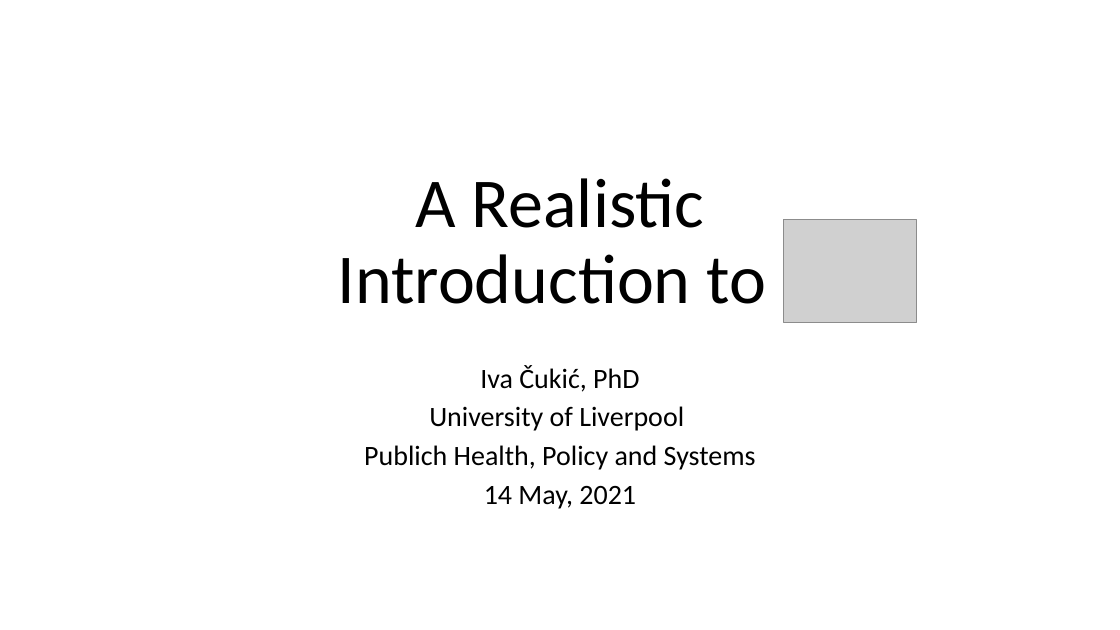
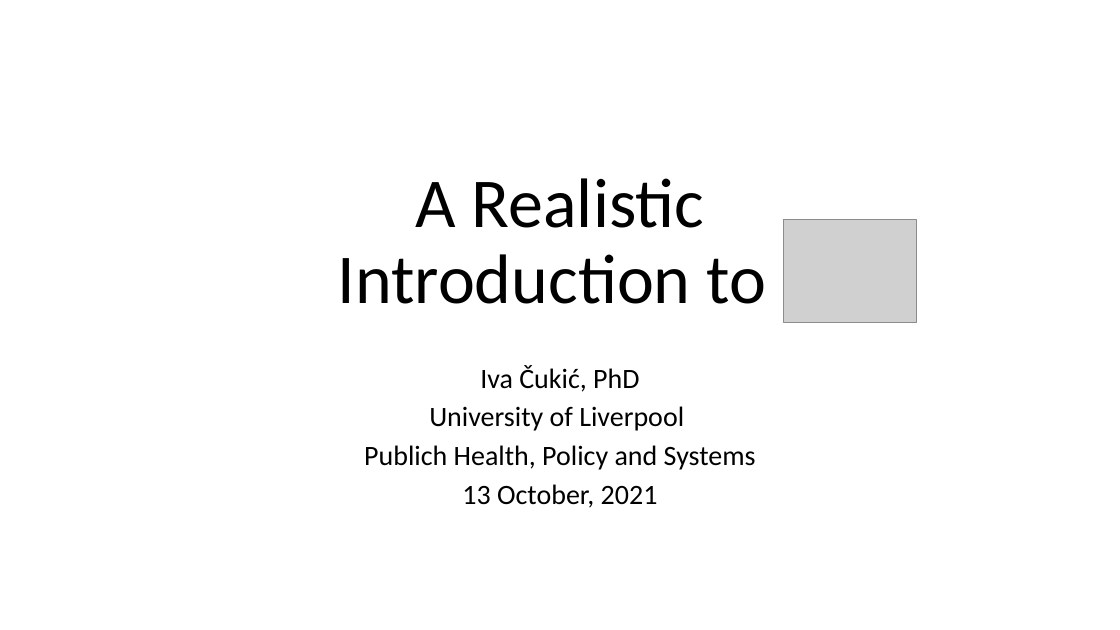
Before and after one commit to ivacukic/Realistic-Introduction-to-R, a slide deck: slide 1 of Intro to R.pptx. Drawn at 1120x630 pixels with LibreOffice and Linux fonts; fonts in the diff are those of the drawing; grey boxes stand for pictures. Boxes give left, top, right and bottom in pixels: in the first picture for what was removed or moved away, otherwise in the second. Text is boxed around its words. In the diff, an @@ line names an element or a change of style, - is before the commit and + after.

```diff
--- a/Intro to R.pptx
+++ b/Intro to R.pptx
@@ subtitle at bbox=[462, 484, 658, 508]: text changed @@
-14 May, 2021
+13 October, 2021
```
